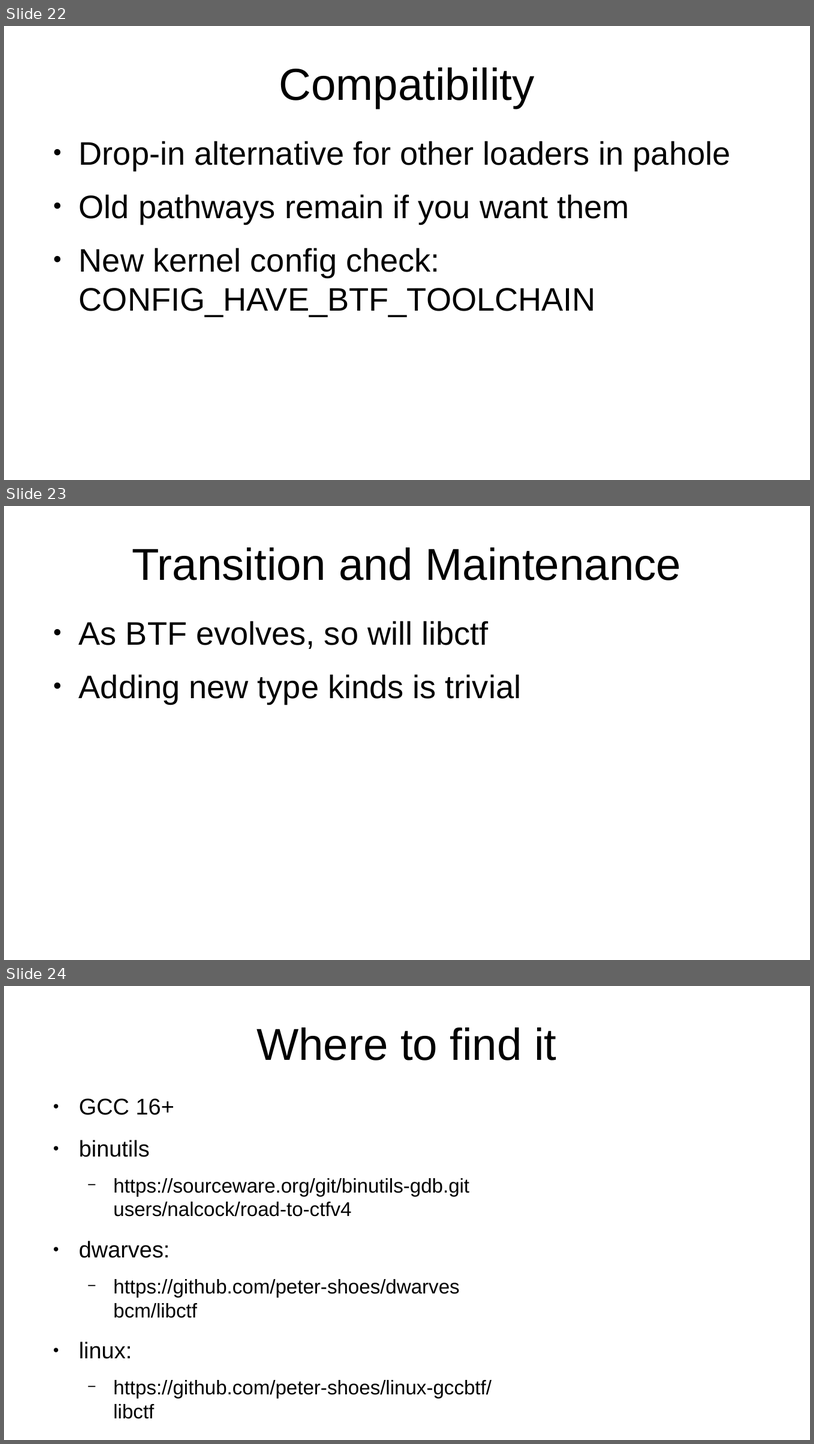
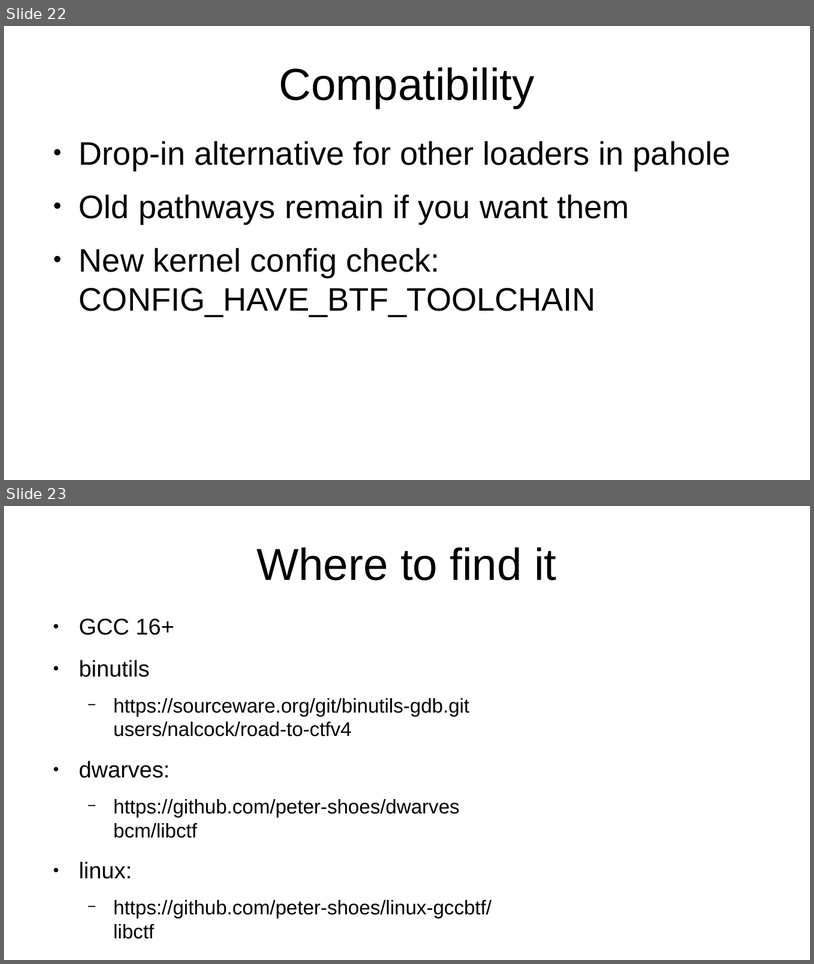
Before and after one commit to peter-shoes/lsfmm_slides, a slide deck: ctf_lsfmm.odp. Shown one above the other, each under a label of ours: slides 22, 23 and 24 before the commit, slides 22 and 23 after it. The pictures are 814x1444 and 814x964 pixels, drawn with LibreOffice and Linux fonts; fonts in the diff are those of the drawing. Boxes give left, top, right and bottom in pixels: in the first picture for what was removed or moved away, otherwise in the second. Text is boxed around its words. In the diff, an @@ line names an element or a change of style, - is before the commit and + after.

```diff
--- a/ctf_lsfmm.odp
+++ b/ctf_lsfmm.odp
@@ slide 23 removed at (x1=4, y1=506, x2=810, y2=960), background #FFFFFF @@
@@ title removed at (x1=132, y1=547, x2=681, y2=580) @@
-Transition and Maintenance
@@ text removed at (x1=79, y1=621, x2=521, y2=703) @@
-● As BTF evolves, so will libctf
-● Adding new type kinds is trivial
@@ what was slide 24 is now slide 23 @@
```
Also in this commit, not shown: 4 slides changed, 4 other files.
